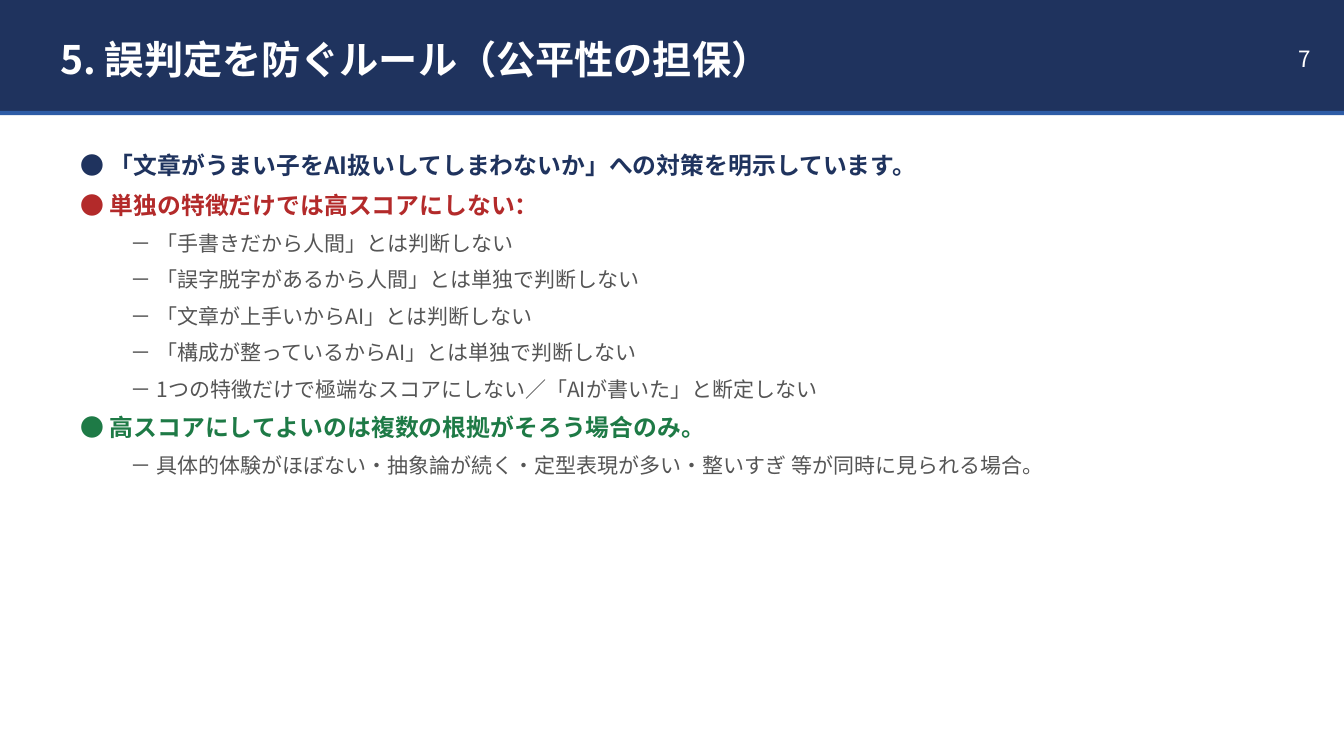
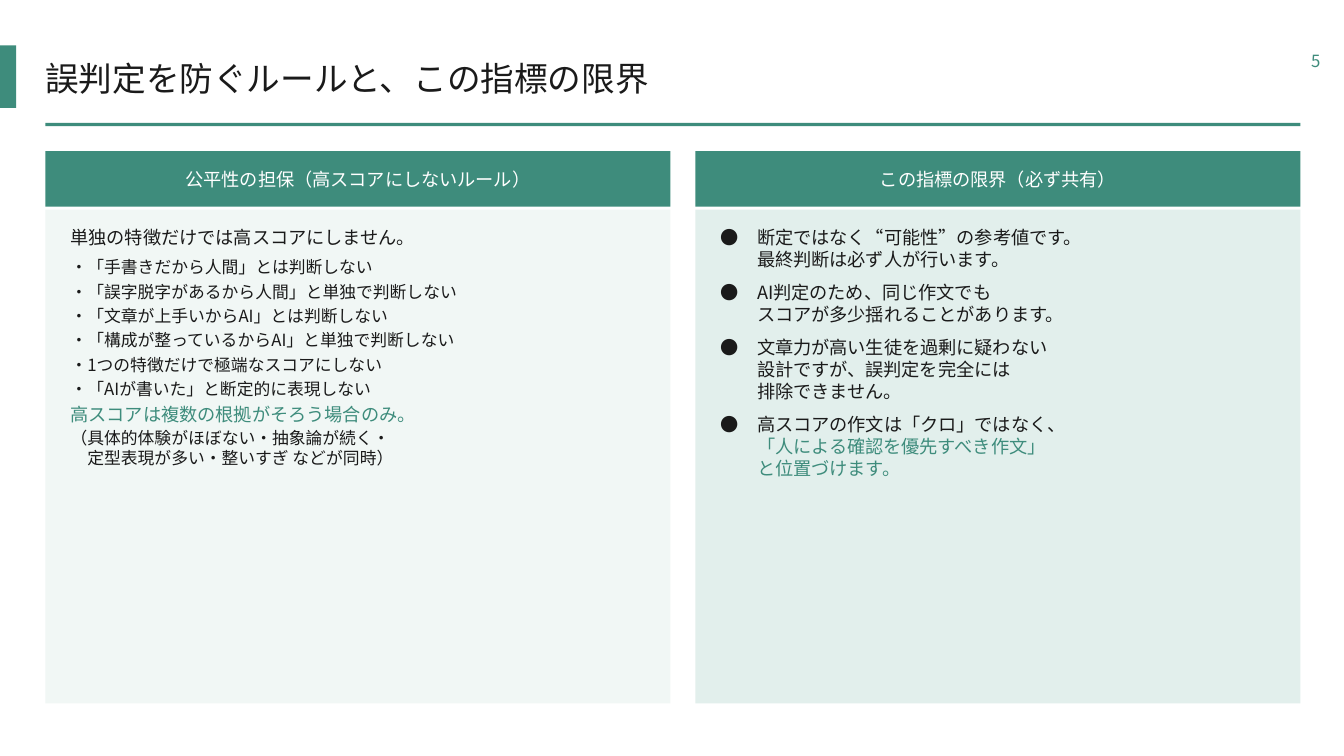
Before and after one commit to mayuyotsuya69-bit/stunning-guacamole, a slide deck: slide 5 of AI関与スコア_算出方法_説明資料.pptx (slide 7 before the commit). Drawn at 1344x756 pixels with LibreOffice and Linux fonts; fonts in the diff are those of the drawing. Boxes give left, top, right and bottom in pixels: in the first picture for what was removed or moved away, otherwise in the second. Text is boxed around its words. In the diff, an @@ line names an element or a change of style, - is before the commit and + after.

```diff
--- a/AI関与スコア_算出方法_説明資料.pptx
+++ b/AI関与スコア_算出方法_説明資料.pptx
@@ rectangle removed at box(0, 0, 1344, 111) @@
@@ rectangle added at box(0, 45, 16, 108), fill #3E8C7C @@
@@ text removed at box(1298, 50, 1310, 67) @@
-7
@@ text added at box(1311, 54, 1320, 67), 12 pt, text #3E8C7C @@
+5
@@ text at box(45, 62, 648, 94): text changed; size 28 to 24 pt; text colour #FFFFFF to #1A1A1A; bold off @@
-5. 誤判定を防ぐルール（公平性の担保）
+誤判定を防ぐルールと、この指標の限界
@@ rectangle: place and size @@
-rectangle at box(0, 111, 1344, 115)
+rectangle at box(45, 123, 1301, 126)
@@ rectangle at box(45, 123, 1301, 126): fill #2E5CA6 to #3E8C7C @@
@@ rectangle added at box(45, 151, 670, 207), fill #3E8C7C @@
@@ text added at box(185, 170, 530, 188), 13 pt, text #FFFFFF @@
+公平性の担保（高スコアにしないルール）
@@ rectangle added at box(696, 151, 1301, 207), fill #3E8C7C @@
@@ text added at box(880, 170, 1116, 188), 13 pt, text #FFFFFF @@
+この指標の限界（必ず共有）
@@ rectangle added at box(45, 210, 670, 704), fill #F1F7F5 @@
@@ text at box(71, 228, 457, 466): text changed; size 15 to 12 pt; text colour #555555 to #1A1A1A @@
-● 「文章がうまい子をAI扱いしてしまわないか」への対策を明示しています。
-● 単独の特徴だけでは高スコアにしない：
-  － 「手書きだから人間」とは判断しない
-  － 「誤字脱字があるから人間」とは単独で判断しない
-  － 「文章が上手いからAI」とは判断しない
-  － 「構成が整っているからAI」とは単独で判断しない
-  － 1つの特徴だけで極端なスコアにしない／「AIが書いた」と断定しない
-● 高スコアにしてよいのは複数の根拠がそろう場合のみ。
-  － 具体的体験がほぼない・抽象論が続く・定型表現が多い・整いすぎ 等が同時に見られる場合。
+単独の特徴だけでは高スコアにしません。
+・「手書きだから人間」とは判断しない
+・「誤字脱字があるから人間」と単独で判断しない
+・「文章が上手いからAI」とは判断しない
+・「構成が整っているからAI」と単独で判断しない
+・1つの特徴だけで極端なスコアにしない
+・「AIが書いた」と断定的に表現しない
+高スコアは複数の根拠がそろう場合のみ。
+（具体的体験がほぼない・抽象論が続く・
+定型表現が多い・整いすぎ などが同時）
@@ rectangle added at box(696, 210, 1301, 704), fill #E2EFEC @@
@@ text added at box(757, 228, 1082, 477), 13 pt, text #1A1A1A @@
+● 断定ではなく“可能性”の参考値です。
+最終判断は必ず人が行います。
+● AI判定のため、同じ作文でも
+スコアが多少揺れることがあります。
+● 文章力が高い生徒を過剰に疑わない
+設計ですが、誤判定を完全には
+排除できません。
+● 高スコアの作文は「クロ」ではなく、
+「人による確認を優先すべき作文」
+と位置づけます。
```
Also in this commit, not shown: 5 other slides changed, 4 slides removed, 3 other files.
